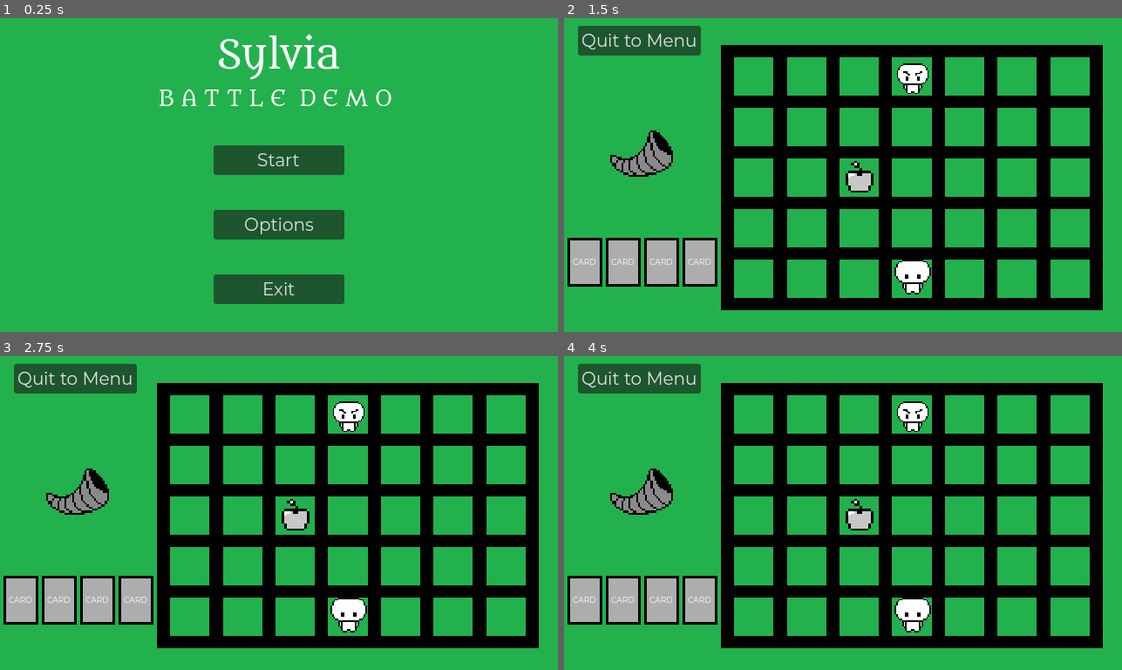
Above: before the commit, frames 1-4 (two rows, left to right).
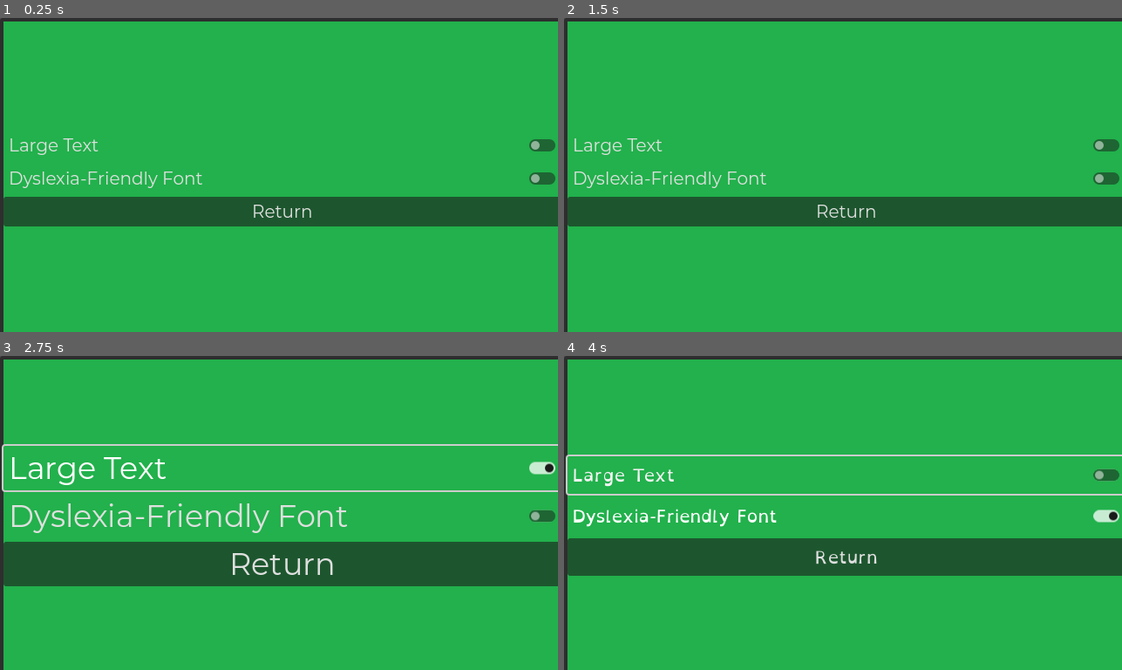
Above: after the commit, the same moments.

Repository: Endermandels/Sylvia
Game: Godot game, scene res://start_menu/start_menu.tscn
Same seed, same stepped clock (60 frames per second), same inputs: the game is played once before the commit and once after it.
Inputs (mouse positions are in pixels of both pictures, inside the frame that each line leads up to):
- Up to frame 1 (0.25 s): no input
- Up to frame 2 (1.5 s): click "Start" at 0.5 s; click (843, 159) at 1.25 s, where only the run after the commit has a clickable "Start"
- Up to frame 3 (2.75 s): click (284, 484) at 2 s, where only the run after the commit has a clickable "Large Text"
- Up to frame 4 (4 s): click (848, 516) at 2.75 s, where only the run after the commit has a clickable "Dyslexia-Friendly Font"; click (848, 453) at 3.5 s, where only the run after the commit has a clickable "Large Text"

The runs differ from the first frame. In frame 1, 18% of the frame differs, in the area x 0-100%, y 0-100%; in frame 2, 44%; in frame 3, 49%; in frame 4, 47%.

Commit message:
Move font file out of assets folder into ui_theme folder for better theme management
Previously, font files were stored in the assets folder. This commit removes an extraneous font, moves the font file, and updates the code references to the new file path.

Diff:
--- a/start_menu/start_menu.tscn
+++ b/start_menu/start_menu.tscn
@@ -2,7 +2,7 @@
 
 [ext_resource type="Texture2D" uid="uid://dkushodgai21s" path="res://assets/background.png" id="1_cgg54"]
 [ext_resource type="Script" path="res://start_menu/start_menu.gd" id="1_ynbil"]
-[ext_resource type="FontFile" uid="uid://mdn03mrrb765" path="res://assets/Font/Metamorphous-Regular.ttf" id="3_1piai"]
+[ext_resource type="FontFile" uid="uid://mdn03mrrb765" path="res://ui_theme/Font/Metamorphous-Regular.ttf" id="3_1piai"]
 [ext_resource type="AudioStream" uid="uid://bkxkg2r02rl40" path="res://Music/menu_music.ogg" id="3_g6p36"]
 
 [node name="Main_menu" type="Control"]
@@ -110,6 +110,7 @@
 
 [node name="Options_Menu" type="PopupPanel" parent="."]
 size = Vector2i(648, 368)
+visible = true
 always_on_top = true
 
 [node name="TextureRect" type="TextureRect" parent="Options_Menu"]
--- a/ui_theme/default.tres
+++ b/ui_theme/default.tres
@@ -1,6 +1,6 @@
 [gd_resource type="Theme" load_steps=2 format=3 uid="uid://dkexfnao3uaod"]
 
-[ext_resource type="FontFile" uid="uid://b2mvtvbkmci77" path="res://assets/Font/Montserrat-Regular.ttf" id="1_jqg4b"]
+[ext_resource type="FontFile" uid="uid://b2mvtvbkmci77" path="res://ui_theme/Font/Montserrat-Regular.ttf" id="1_jqg4b"]
 
 [resource]
 default_font = ExtResource("1_jqg4b")
--- a/ui_theme/dyslexia.tres
+++ b/ui_theme/dyslexia.tres
@@ -1,6 +1,6 @@
 [gd_resource type="Theme" load_steps=20 format=3 uid="uid://68v05ijpuewx"]
 
-[ext_resource type="FontFile" uid="uid://d211d3vrg5jvw" path="res://assets/Font/OpenDyslexic-Regular.otf" id="1_dtit4"]
+[ext_resource type="FontFile" uid="uid://d211d3vrg5jvw" path="res://ui_theme/Font/OpenDyslexic-Regular.otf" id="1_dtit4"]
 
 [sub_resource type="Image" id="Image_oy60s"]
 data = {
Not shown, removed: assets/Font/Montserrat-Regular.ttf.import
Binary file removed: assets/Font/Montserrat-VariableFont_wght.ttf
Renamed: assets/Font/Metamorphous-Regular.ttf -> ui_theme/Font/Metamorphous-Regular.ttf
Not shown, changed: ui_theme/Font/Metamorphous-Regular.ttf.import
Renamed: assets/Font/Montserrat-Regular.ttf -> ui_theme/Font/Montserrat-Regular.ttf
Not shown, changed: ui_theme/Font/Montserrat-Regular.ttf.import
Renamed: assets/Font/OpenDyslexic-Regular.otf -> ui_theme/Font/OpenDyslexic-Regular.otf
Not shown, changed: ui_theme/Font/OpenDyslexic-Regular.otf.import
